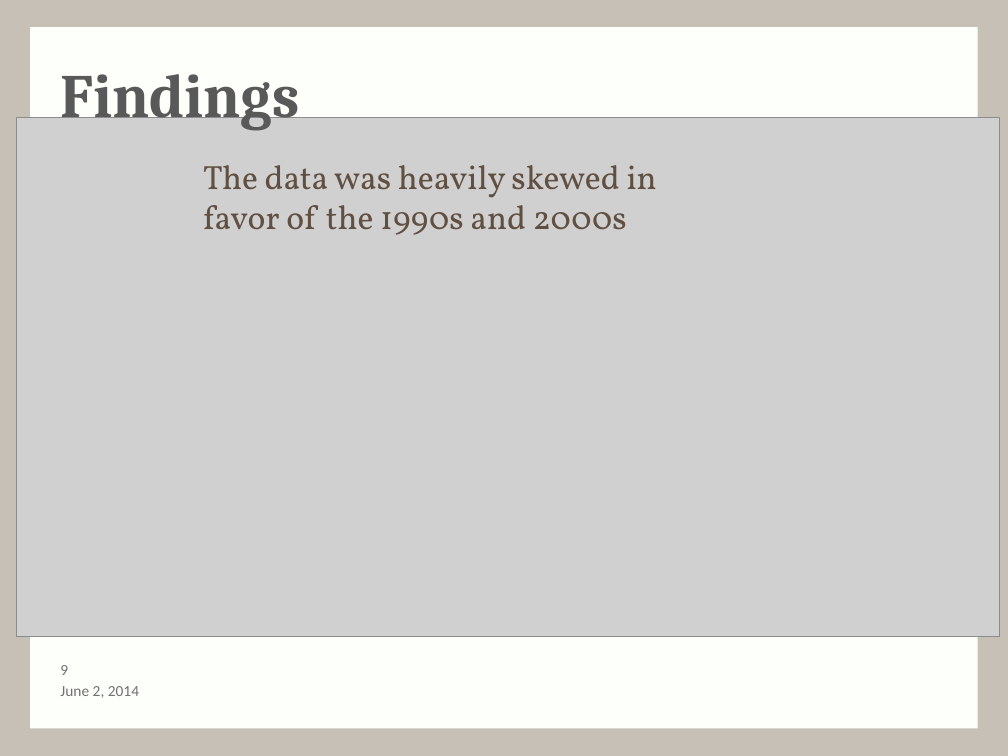
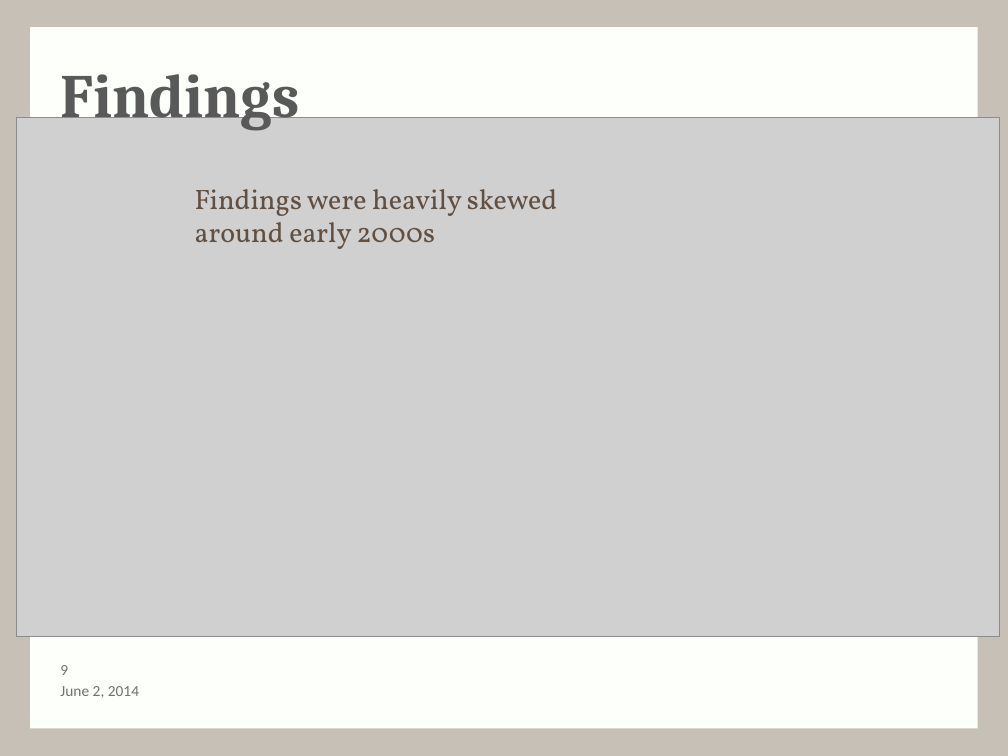
Before and after one commit to andy-olstad/POGSproj3, a slide deck: slide 9 of Project3_presentation-1.pptx. Drawn at 1008x756 pixels with LibreOffice and Linux fonts; fonts in the diff are those of the drawing; grey boxes stand for pictures; background and template pictures are left out. Boxes give left, top, right and bottom in pixels: in the first picture for what was removed or moved away, otherwise in the second. Text is boxed around its words. In the diff, an @@ line names an element or a change of style, - is before the commit and + after.

```diff
--- a/Project3_presentation-1.pptx
+++ b/Project3_presentation-1.pptx
@@ text at box(195, 189, 557, 249): text changed; size 24 to 20 pt @@
-The data was heavily skewed in favor of the 1990s and 2000s
+Findings were heavily skewed around early 2000s
```
Also in this commit, not shown: 1 other slide changed.
